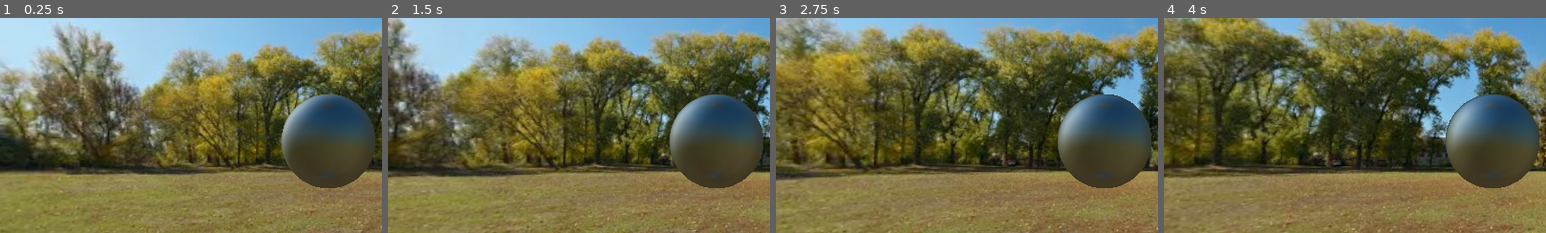
Above: before the commit, frames 1-4 (left to right).
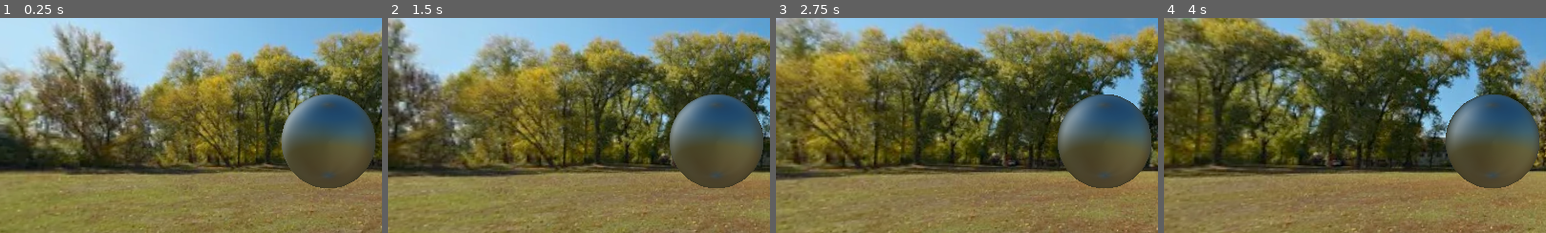
Above: after the commit, the same moments.

Repository: RichardMJaks/pbs-shading
Game: Godot game, scene res://main.tscn
Two runs of this game, one before a commit and one after it. Both use one fixed random seed, a clock stepped at 60 frames per second and the inputs below.
Inputs:
- Up to frame 1 (0.25 s): no input
- Up to frame 2 (1.5 s): no input
- Up to frame 3 (2.75 s): no input
- Up to frame 4 (4 s): no input
The pictures show only the part of the screen within x 7-57%, y 21-71%; the shares and areas given below are measured in that part.

The runs differ from the first frame. In frame 2, less than 0.1% of the frame differs, in the area x 75-98%, y 40-52%; in frame 3, 0.4%; in frame 4, 0.7%, in the area x 74-84%, y 36-57%.

Commit message:
Added oren-nayar

Diff:
--- a/main.gdshader
+++ b/main.gdshader
@@ -52,10 +52,25 @@
 	float r0 = pow((1.0 - n1) / (1.0 + n1), 2.0);
     float fresnel = r0 + (1.0 - r0) * pow(1.0 - NdotV, 5.0); // Using metallic instead of R0
 
+	// Oren-Nayar diffuse
+	float L = max(0, dot(normal, light_dir));
+	float V = max(0, dot(normal, view_dir));
+	float sigma_squared = pow(sigma, 2);
+	float A = 1.0 - 0.5 * (sigma_squared / (sigma_squared + 0.33));
+	float B = 0.45 * (sigma_squared / (sigma_squared + 0.09));
+	vec3 v_proj = normalize(view_dir - normal * V);
+	vec3 l_proj = normalize(light_dir - normal * L);
+	vec3 l_brdf = COLOR.rgb / PI;
+	float alpha = max(acos(dot(view_dir, normal)), acos(dot(light_dir, normal)));
+	float beta = min(acos(dot(view_dir, normal)), acos(dot(light_dir, normal)));
+	float proj_dot = max(0, dot(v_proj, l_proj));
+	float calc = sqrt((1.0 - pow(L, 2) * (1.0 - pow(V, 2)))) / max(L, V);
+	vec3 oren_nayar = l_brdf * (A + B * proj_dot * calc);
+
     // **Final color calculation**
     vec3 ambient_light = blurred_color * ambient_intensity;  // Ambient lighting
     vec3 specular_light = vec3(fresnel) * specular;         // Specular reflection
-    vec3 diffuse_light = (1.0 - fresnel) * (1.0 - metallic) * diffuse * blurred_color;  // Diffuse reflection
+    vec3 diffuse_light = (1.0 - fresnel) * (1.0 - metallic) * oren_nayar * blurred_color;  // Diffuse reflection
 
     vec3 final_color = ambient_light + specular_light + diffuse_light;
 
